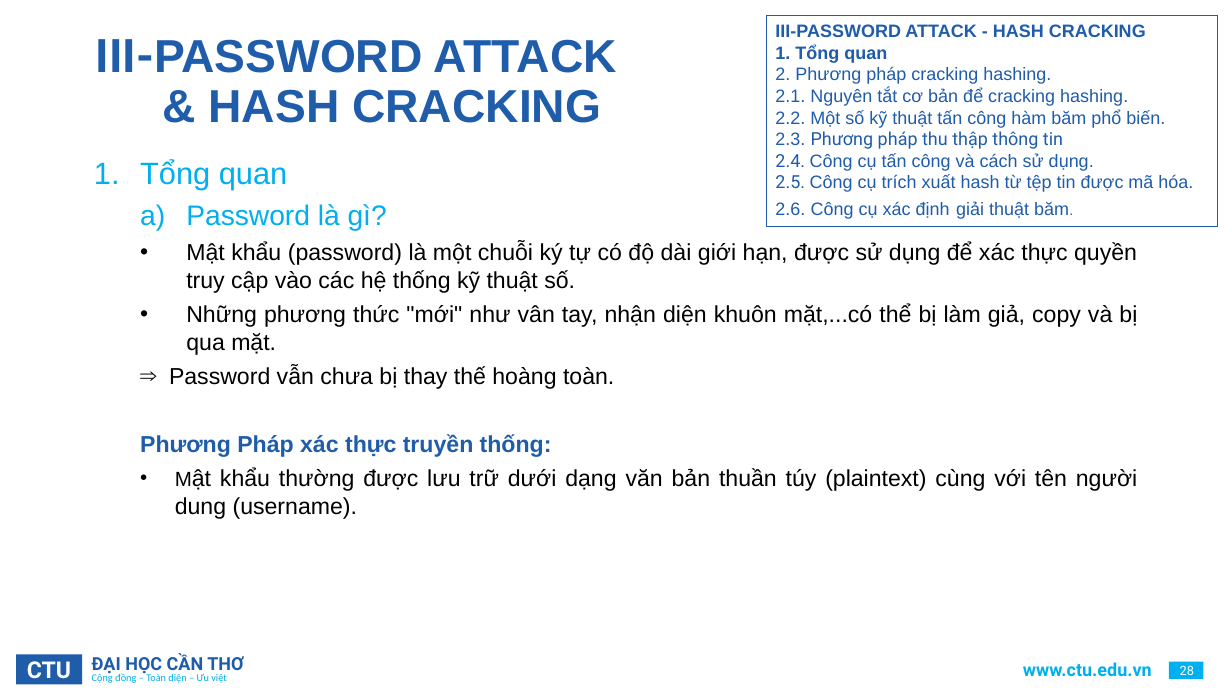
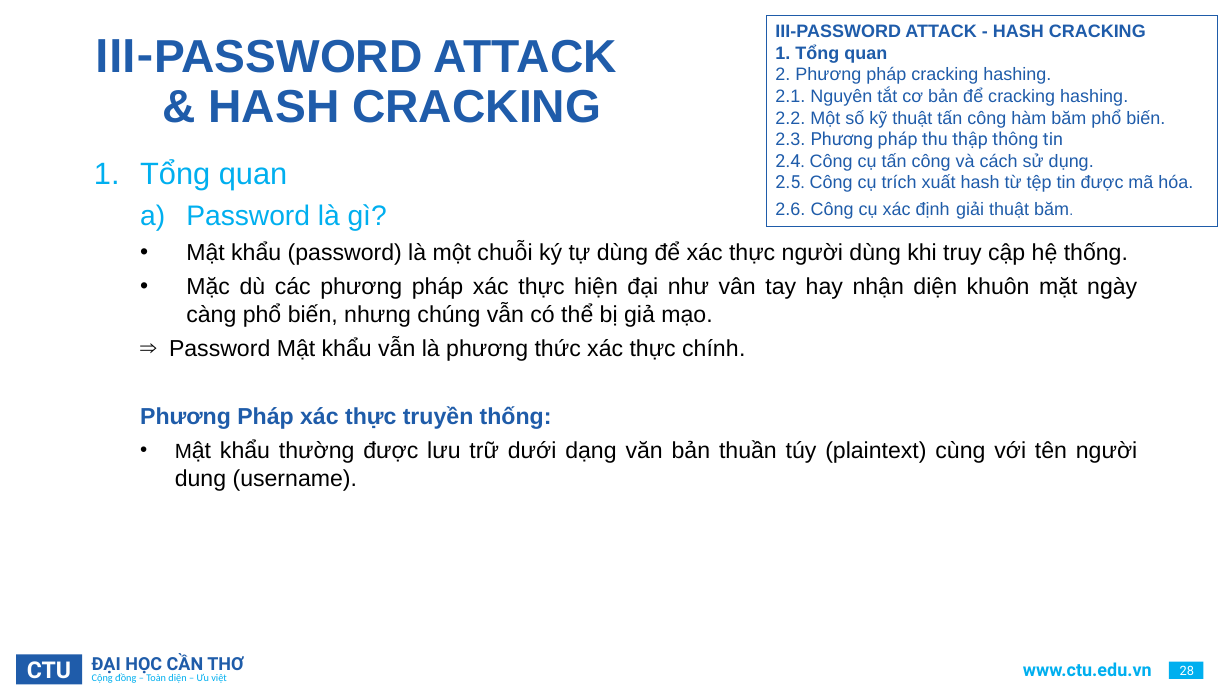
Before and after one commit to HaiDangDoo/archive, a slide deck: slide 28 of NLCS/CTU_PowerPoint_Template.pptx. Drawn at 1232x693 pixels with LibreOffice and Linux fonts; fonts in the diff are those of the drawing; background and template pictures are left out. Boxes give left, top, right and bottom in pixels: in the first picture for what was removed or moved away, otherwise in the second. Text is boxed around its words. In the diff, an @@ line names an element or a change of style, - is before the commit and + after.

Commit message:
thay đổi

```diff
--- a/NLCS/CTU_PowerPoint_Template.pptx
+++ b/NLCS/CTU_PowerPoint_Template.pptx
@@ text at (169, 242, 1137, 361): text changed @@
-  • Mật khẩu (password) là một chuỗi ký tự có độ dài giới hạn, được sử dụng để xác thực quyền truy cập vào các hệ thống kỹ thuật số.
-  • Những phương thức "mới" như vân tay, nhận diện khuôn mặt,...có thể bị làm giả, copy và bị qua mặt.
-  ⇒ Password vẫn chưa bị thay thế hoàng toàn.
+  • Mật khẩu (password) là một chuỗi ký tự dùng để xác thực người dùng khi truy cập hệ thống.
+  • Mặc dù các phương pháp xác thực hiện đại như vân tay hay nhận diện khuôn mặt ngày càng phổ biến, nhưng chúng vẫn có thể bị giả mạo.
+  ⇒ Password Mật khẩu vẫn là phương thức xác thực chính.
```
Also in this commit, not shown: 30 other slides changed, 2 slides removed, 35 other files.
